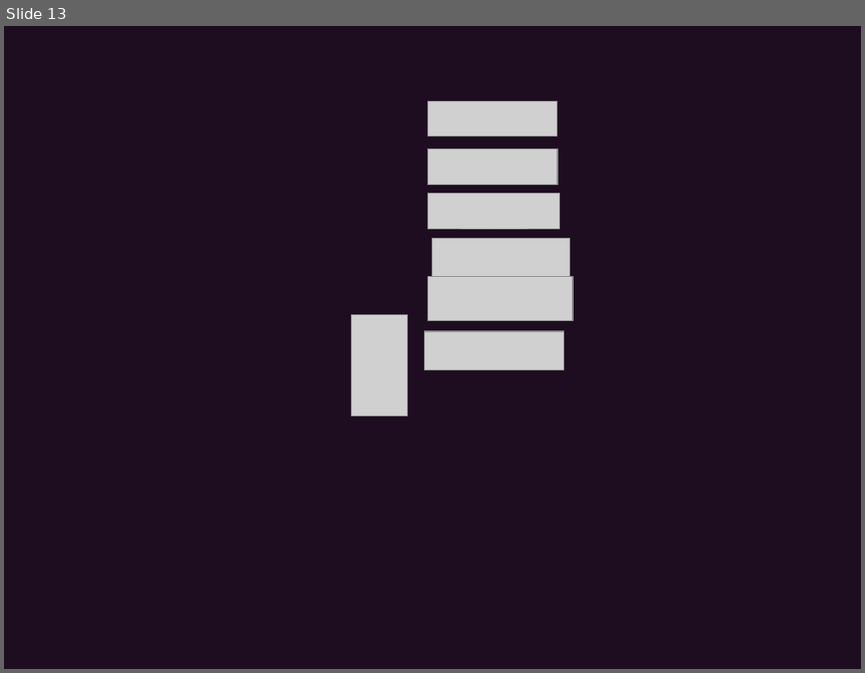
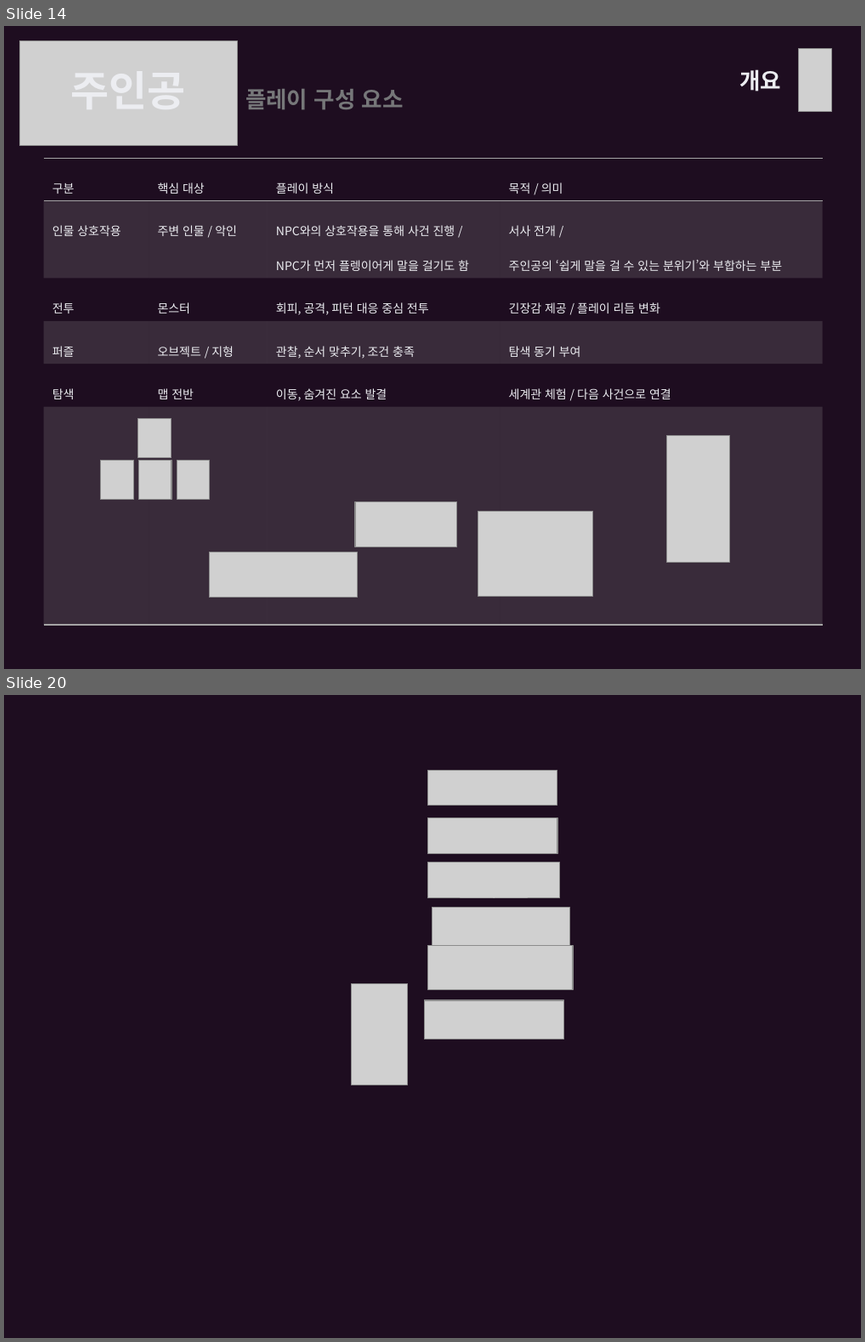
Before and after one commit to ysooj/Gihoek, a slide deck: reference_copying.pptx. Shown one above the other, each under a label of ours: slide 13 before the commit, slides 14 and 20 after it; the slides between them are not shown. The pictures are 865x673 and 865x1342 pixels, drawn with LibreOffice and Linux fonts; fonts in the diff are those of the drawing; grey boxes stand for pictures. Boxes give left, top, right and bottom in pixels: in the first picture for what was removed or moved away, otherwise in the second. Text is boxed around its words. In the diff, an @@ line names an element or a change of style, - is before the commit and + after.

Commit message:
(1.23) 주인공과 악당 캐릭터 시트

```diff
--- a/reference_copying.pptx
+++ b/reference_copying.pptx
@@ slide 14 added at <box>4,26,861,669</box>, background #1E0D20 @@
@@ picture added at <box>20,40,237,145</box> @@
@@ picture added at <box>798,48,832,112</box> @@
@@ text added at <box>740,69,782,91</box>, 19 pt, text #ECEDF1, bold @@
+개요
@@ text added at <box>245,89,404,110</box>, 19 pt, text #767779, bold @@
+플레이 구성 요소
@@ table added at <box>43,158,823,610</box>, 6 rows, 4 columns @@
+구분 | 핵심 대상 | 플레이 방식 | 목적 / 의미
+인물 상호작용 | 주변 인물 / 악인 | NPC와의 상호작용을 통해 사건 진행 / / NPC가 먼저 플렝이어게 말을 걸기도 함 | 서사 전개 / / 주인공의 ‘쉽게 말을 걸 수 있는 분위기’와 부합하는 부분
+전투 | 몬스터 | 회피, 공격, 피턴 대응 중심 전투 | 긴장감 제공 / 플레이 리듬 변화
+퍼즐 | 오브젝트 / 지형 | 관찰, 순서 맞추기, 조건 충족 | 탐색 동기 부여
+탐색 | 맵 전반 | 이동, 숨겨진 요소 발결 | 세계관 체험 / 다음 사건으로 연결
+ |  |  | 
@@ picture added at <box>666,436,729,562</box> @@
@@ group added at <box>101,419,210,499</box>: 4 pictures @@
@@ picture added at <box>355,501,457,547</box> @@
@@ picture added at <box>477,511,592,596</box> @@
@@ picture added at <box>209,552,357,596</box> @@
@@ what was slide 13 is now slide 20 @@
```
Also in this commit, not shown: 2 slides changed, 6 other slides added, 36 other files.
